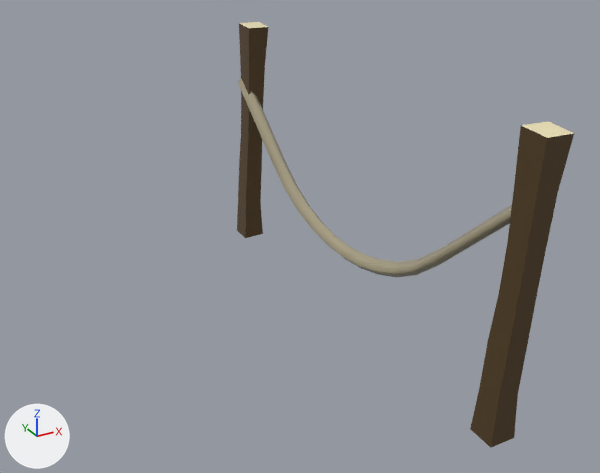
What one commit did to the FBX model Assets/Art/Enviroment/_neopravené/Fencees_01/FencesLODs/fence1.fbx.
Before and after are seen from a 50 mm camera at (-4.13, -6.41, 4.22) aimed at (-0.81, -0.38, 1.2). The axes (+X, +Y, +Z) are drawn at lower left. The lights are the same throughout. Objects named as collision shapes, trigger or cutter boxes, shadow casters or lower levels of detail are left out.

The first picture shows 'fence1_LOD0'.
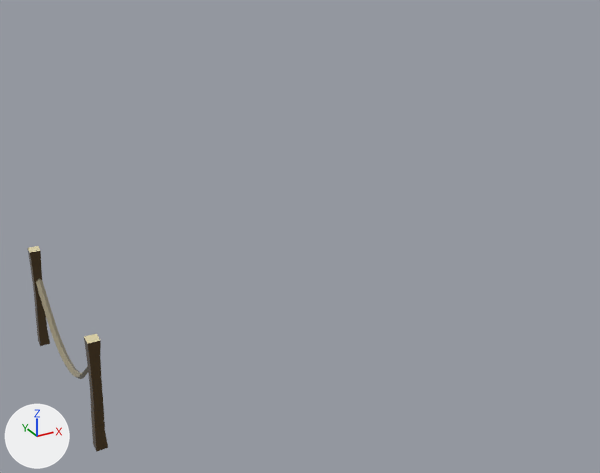
Pixel boxes (x1, y1, x2, y2) of what changed, in the pictures (600 x 473 px; the box of a moved part takes in the faces that stretch with it):
'fence1_LOD0', reshaped, moved, rescaled (76% narrower, 52% shorter)
    before: (237, 22, 574, 448)
    after: (27, 246, 108, 452)
part 1 of me_mesh, moved or reshaped
    before: (237, 22, 268, 238)
    after: (27, 246, 50, 346)

Patch to the scene script:
```diff
--- a/Assets/Art/Enviroment/_neopravené/Fencees_01/FencesLODs/fence1.fbx.py
+++ b/Assets/Art/Enviroment/_neopravené/Fencees_01/FencesLODs/fence1.fbx.py
@@ me_mesh @@
 me_mesh.from_pydata(...)  # 124 vertices, 232 faces; spans x -18.0..18.0, y 0.0..264.0, z -255.0..255.0
 # used by ob_fence1_lod0; location = (0.0, 0.0, 0.0); rotation_euler = (1.571, 0.0, 0.0), in degrees (90, 0, 0); scale = (0.01, 0.01, 0.01)
+# me_mesh part 1: the loose piece of 28 vertices spanning x -12.0..18.0, y 1.0..264.0, z -255.0..-214.0 is moved by (-10.0, 0.0, 0.0)
 me_mesh.materials.append(mat_wood4_tree)
@@ ob_fence1_lod0 @@
 ob_fence1_lod0 = bpy.data.objects.new('fence1_LOD0', me_mesh)
-ob_fence1_lod0.location = (0.0, 0.0, 0.0)
+ob_fence1_lod0.location = (-2.882, 0.02, -0.005)
 ob_fence1_lod0.rotation_euler = (1.571, 0.0, 0.0)  # degrees (90, 0, 0)
-ob_fence1_lod0.scale = (0.01, 0.01, 0.01)
+ob_fence1_lod0.scale = (0.00392, 0.00392, 0.00392)
```
